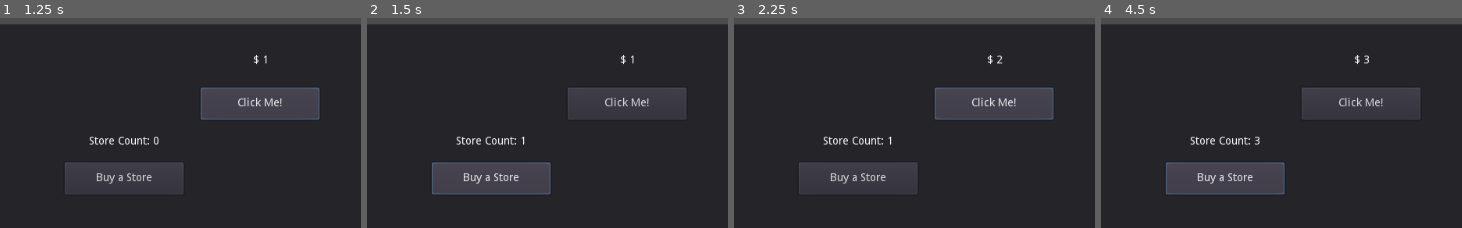
Above: before the commit, frames 1-4 (left to right).
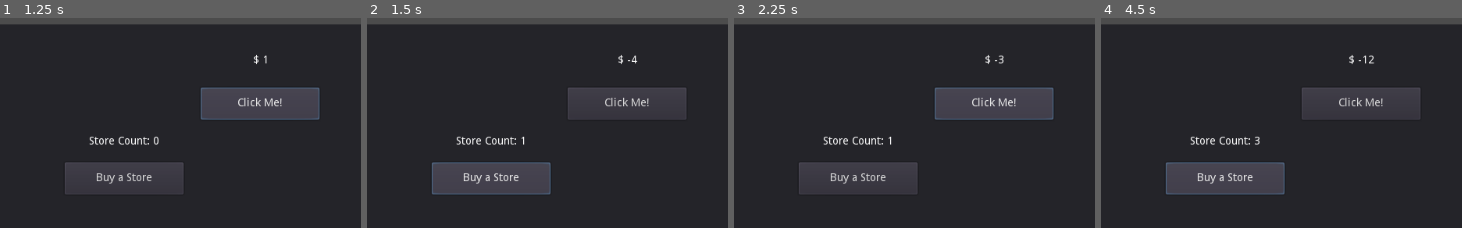
Above: after the commit, the same moments.

Repository: shawn220a/GodotIdleTycoon
Game: Godot game, scene res://store.tscn
Two runs of this game, one before a commit and one after it. Both use one fixed random seed, a clock stepped at 60 frames per second and the inputs below.
Inputs:
- Up to frame 1 (1.25 s): click "Click Me!" at 0.5 s
- Up to frame 2 (1.5 s): click "Buy a Store" at 1.25 s
- Up to frame 3 (2.25 s): click "Click Me!" at 2 s
- Up to frame 4 (4.5 s): click "Buy a Store" at 2.75 s; click "Click Me!" at 3.5 s; click "Buy a Store" at 4.25 s
The pictures show only the part of the screen within x 14-64%, y 0-50%; the shares and areas given below are measured in that part.

Frame 1 is identical in both runs. In frame 2, 0.1% of the frame differs, in the area x 69-75%, y 17-22%; in frame 3, 0.1%; in frame 4, 0.2%, in the area x 68-76%, y 17-22%.

Commit message:
Short hand increment functions

Diff:
--- a/store.gd
+++ b/store.gd
@@ -12,9 +12,10 @@
 	$StoreCountLabel.text = "Store Count: " + str(store_count)
 
 func _on_ClickButton_pressed():
-	money = money + 1
+	money += 1
 	UpdateUI()
 
 func _on_BuyButton_pressed():
-	store_count = store_count + 1
+	store_count += 1
+	money -= 5
 	UpdateUI()
